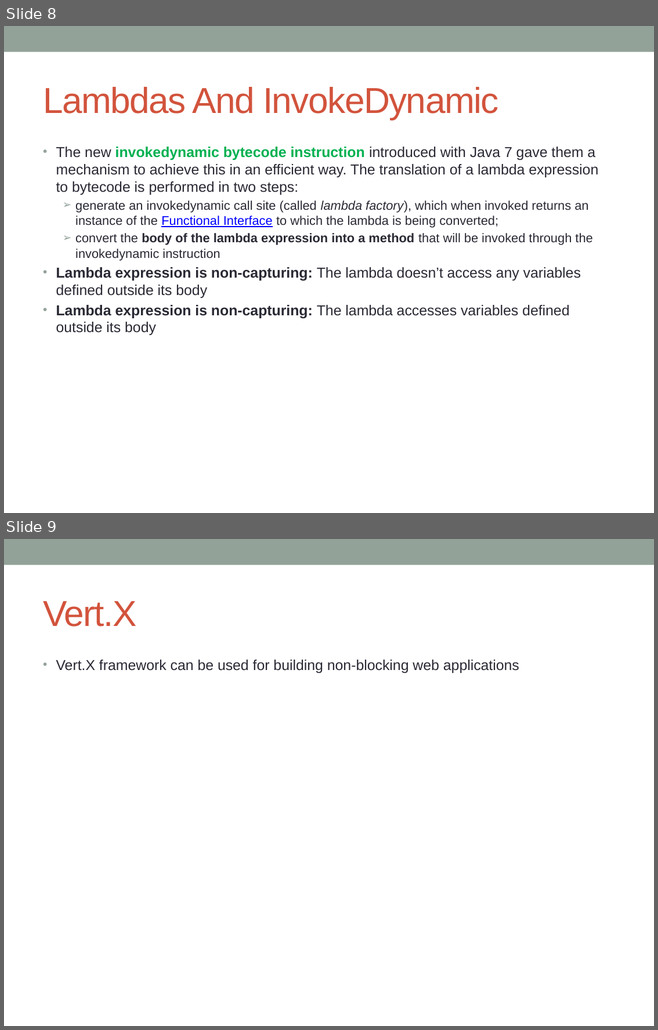
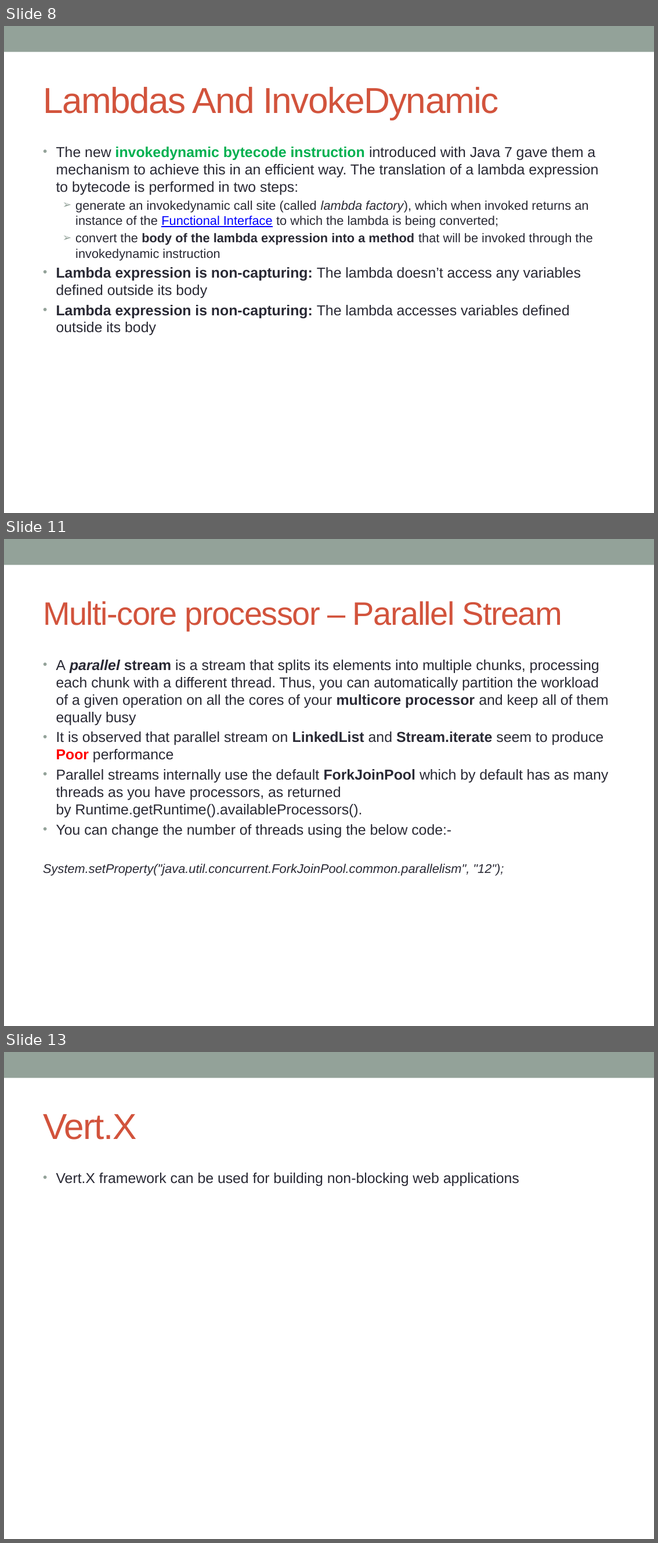
Before and after one commit to notionquest/ProjectDocumentation, a slide deck: Java8.pptx. Shown one above the other, each under a label of ours: slides 8 and 9 before the commit, slides 8, 11 and 13 after it; the slides between them are not shown. The pictures are 658x1030 and 658x1543 pixels, drawn with LibreOffice and Linux fonts; fonts in the diff are those of the drawing. Boxes give left, top, right and bottom in pixels: in the first picture for what was removed or moved away, otherwise in the second. Text is boxed around its words. In the diff, an @@ line names an element or a change of style, - is before the commit and + after.

```diff
--- a/Java8.pptx
+++ b/Java8.pptx
@@ slide 11 added at [4, 539, 654, 1026], background #FFFFFF; not listed: 1 template element that a slide beside it also shows @@
@@ title added at [43, 601, 562, 631], 36 pt, text #D2533C @@
+Multi-core processor – Parallel Stream
@@ text added at [43, 660, 608, 875], 16 pt, text #292934 @@
+• A parallel stream is a stream that splits its elements into multiple chunks, processing each chunk with a different thread. Thus, you can automatically partition the workload of a given operation on all the cores of your multicore processor and keep all of them equally busy
+• It is observed that parallel stream on LinkedList and Stream.iterate seem to produce Poor performance
+• Parallel streams internally use the default ForkJoinPool which by default has as many threads as you have processors, as returned by Runtime.getRuntime().availableProcessors().
+• You can change the number of threads using the below code:-
+System.setProperty("java.util.concurrent.ForkJoinPool.common.parallelism", "12");
@@ what was slide 9 is now slide 13 @@
```
Also in this commit, not shown: 1 slide changed, 3 other slides added.
